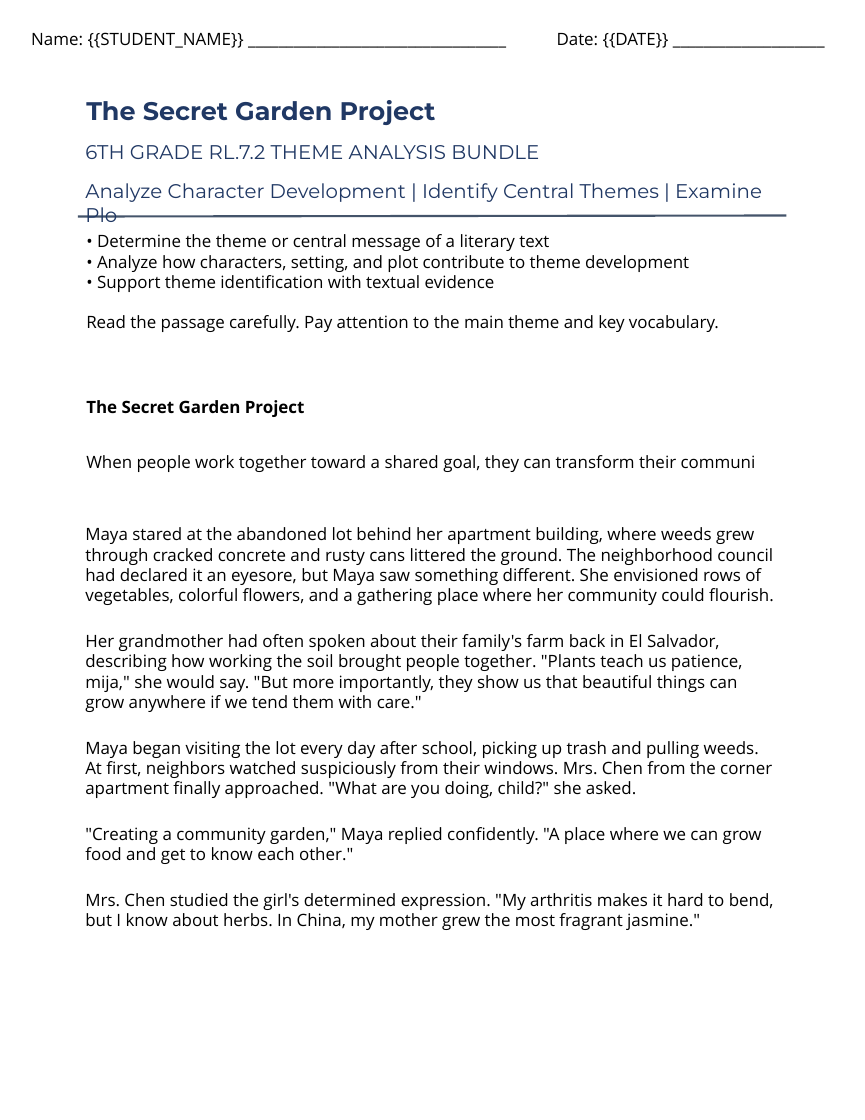
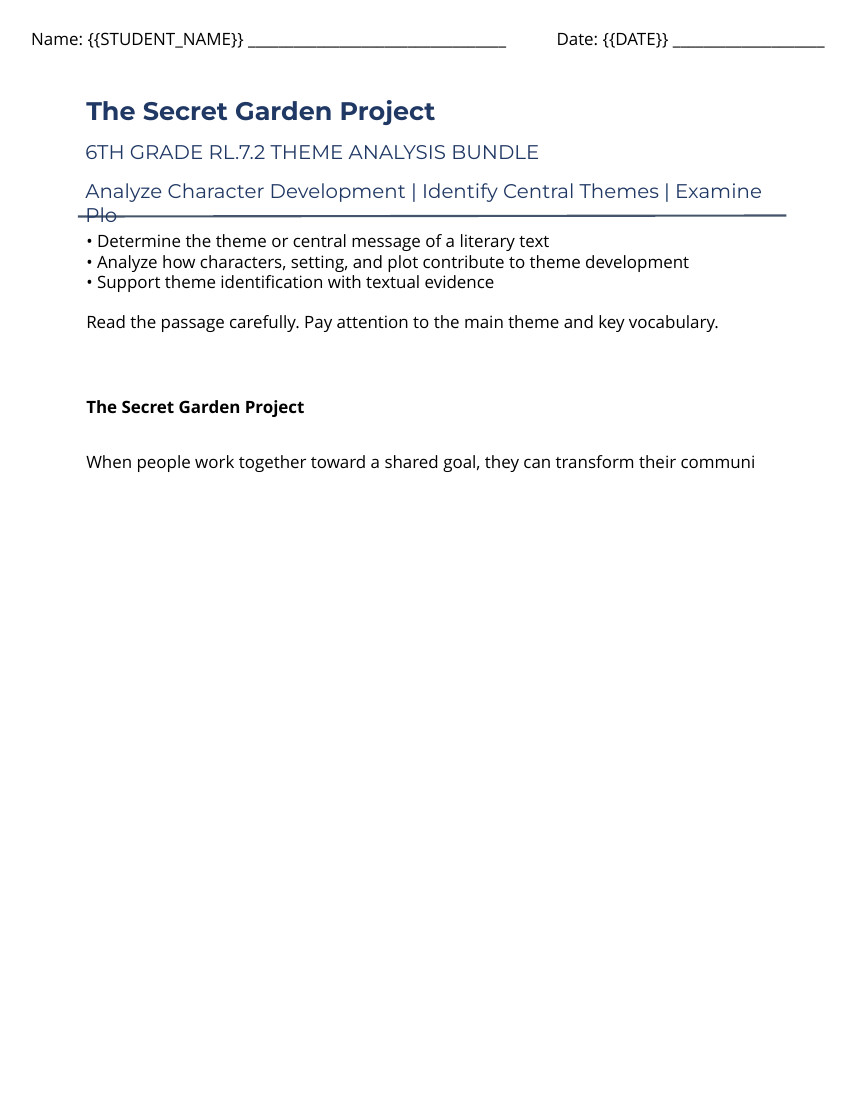
Before and after one commit to buttmazhar844-lang/rbb_engine_backend, a slide deck: slide 1 of rbb-drive/product_4/anchor_reading_passage.pptx. Drawn at 865x1120 pixels with LibreOffice and Linux fonts; fonts in the diff are those of the drawing; background and template pictures are left out. Boxes give left, top, right and bottom in pixels: in the first picture for what was removed or moved away, otherwise in the second. Text is boxed around its words. In the diff, an @@ line names an element or a change of style, - is before the commit and + after.

```diff
--- a/rbb-drive/product_4/anchor_reading_passage.pptx
+++ b/rbb-drive/product_4/anchor_reading_passage.pptx
@@ text removed at [85,527,774,930] @@
-Maya stared at the abandoned lot behind her apartment building, where weeds grew through cracked concrete and rusty cans littered the ground. The neighborhood council had declared it an eyesore, but Maya saw something different. She envisioned rows of vegetables, colorful flowers, and a gathering place where her community could flourish.
-Her grandmother had often spoken about their family's farm back in El Salvador, describing how working the soil brought people together. "Plants teach us patience, mija," she would say. "But more importantly, they show us that beautiful things can grow anywhere if we tend them with care."
-Maya began visiting the lot every day after school, picking up trash and pulling weeds. At first, neighbors watched suspiciously from their windows. Mrs. Chen from the corner apartment finally approached. "What are you doing, child?" she asked.
-"Creating a community garden," Maya replied confidently. "A place where we can grow food and get to know each other."
-Mrs. Chen studied the girl's determined expression. "My arthritis makes it hard to bend, but I know about herbs. In China, my mother grew the most fragrant jasmine."
```
Also in this commit, not shown: 2 slides added, 2 slides removed, 7 other files.
